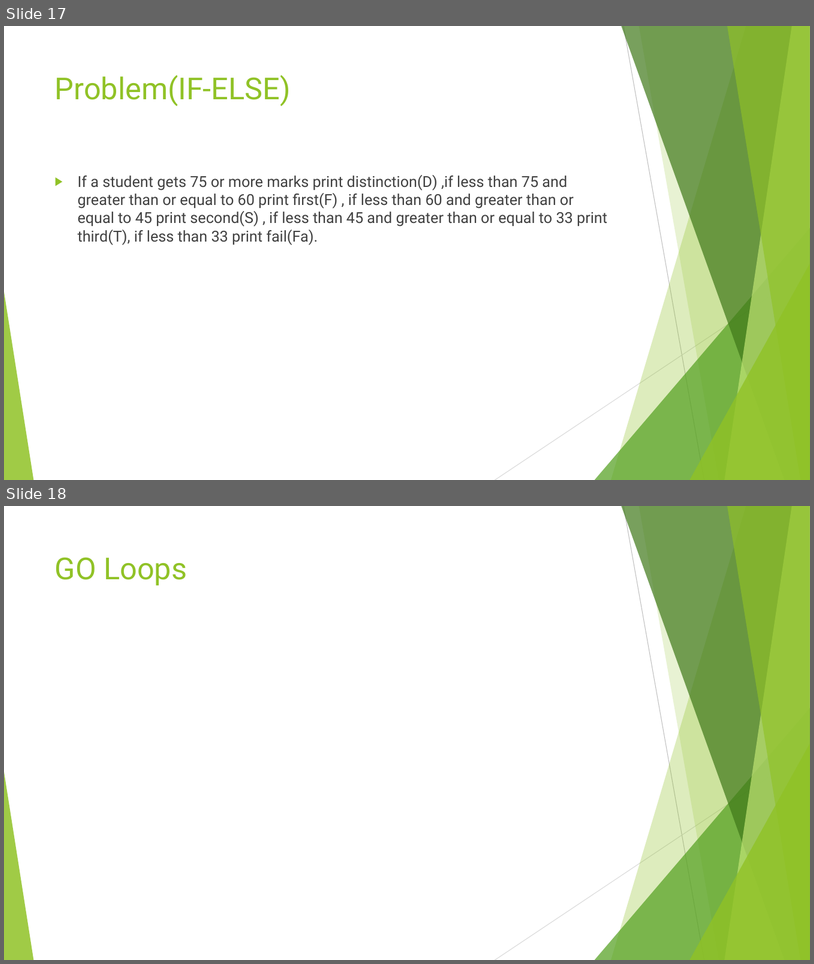
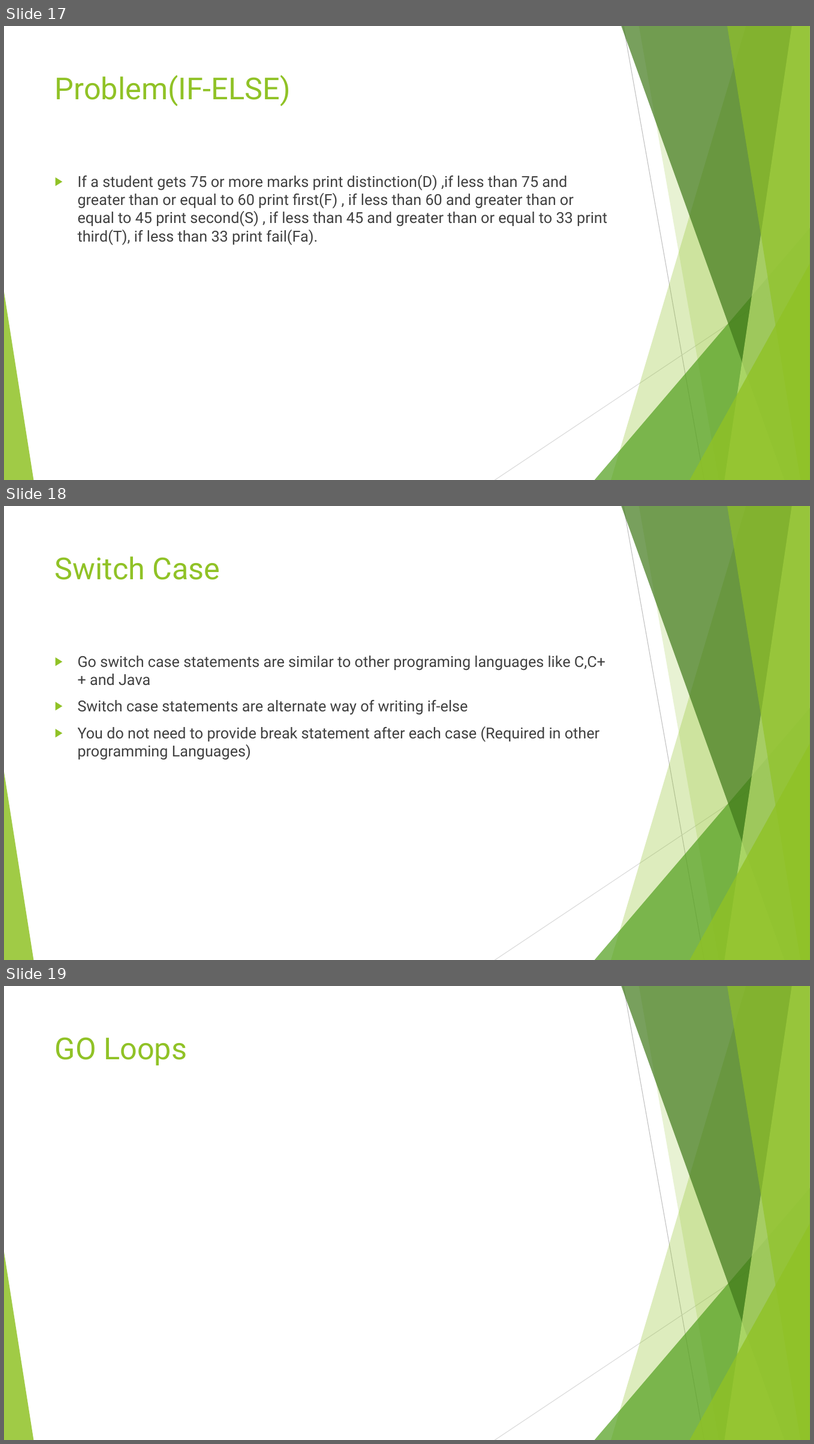
Before and after one commit to vivekdubeydeveloper/goquickstart, a slide deck: goquickstart.pptx. Shown one above the other, each under a label of ours: slides 17 and 18 before the commit, slides 17, 18 and 19 after it. The pictures are 814x964 and 814x1444 pixels, drawn with LibreOffice and Linux fonts; fonts in the diff are those of the drawing. Boxes give left, top, right and bottom in pixels: in the first picture for what was removed or moved away, otherwise in the second. Text is boxed around its words. In the diff, an @@ line names an element or a change of style, - is before the commit and + after.

```diff
--- a/goquickstart.pptx
+++ b/goquickstart.pptx
@@ slide 18 added at [4,506,810,960], background #FFFFFF; not listed: 10 template elements that a slide beside it also shows @@
@@ title added at [55,556,221,580], 36 pt, text #90C226 @@
+Switch Case
@@ text added at [78,655,606,760], 18 pt, text #404040 @@
+▶ Go switch case statements are similar to other programing languages like C,C++ and Java
+▶ Switch case statements are alternate way of writing if-else
+▶ You do not need to provide break statement after each case (Required in other programming Languages)
@@ what was slide 18 is now slide 19 @@
```
Also in this commit, not shown: 10 other slides added, 3 other files.
